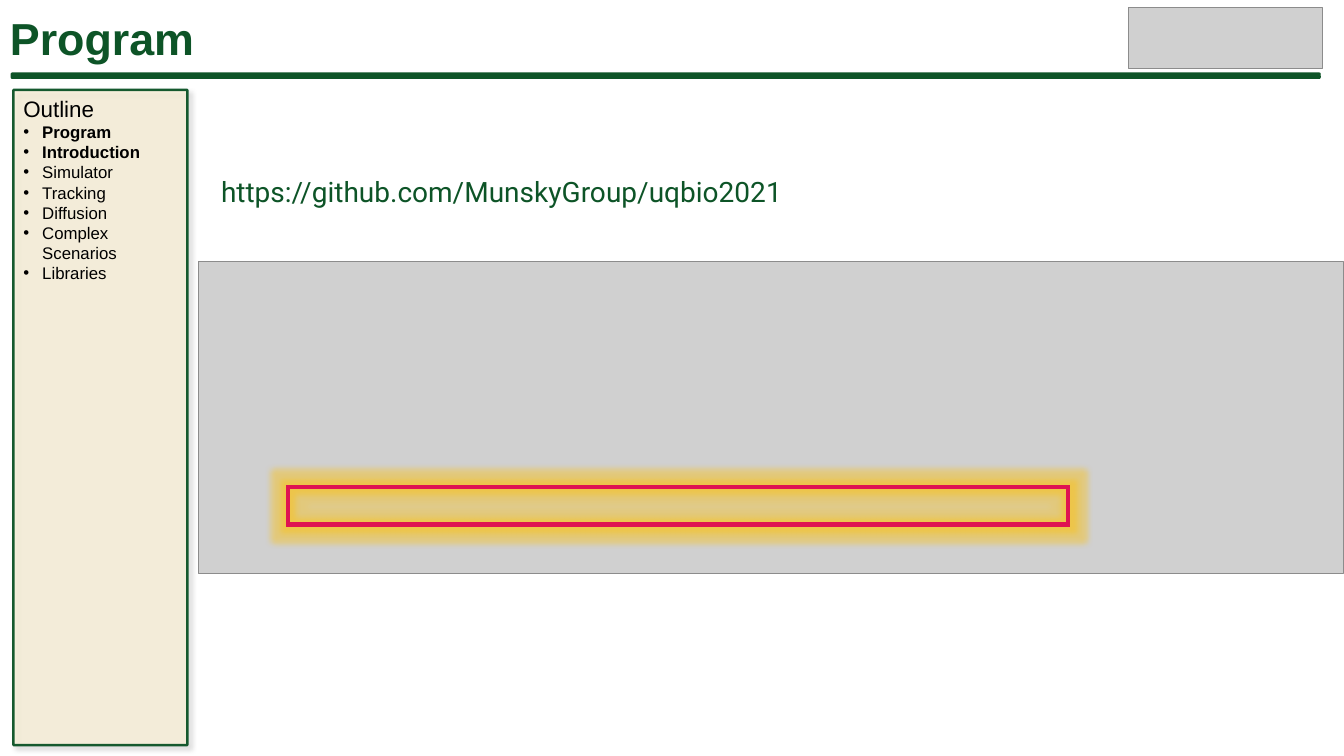
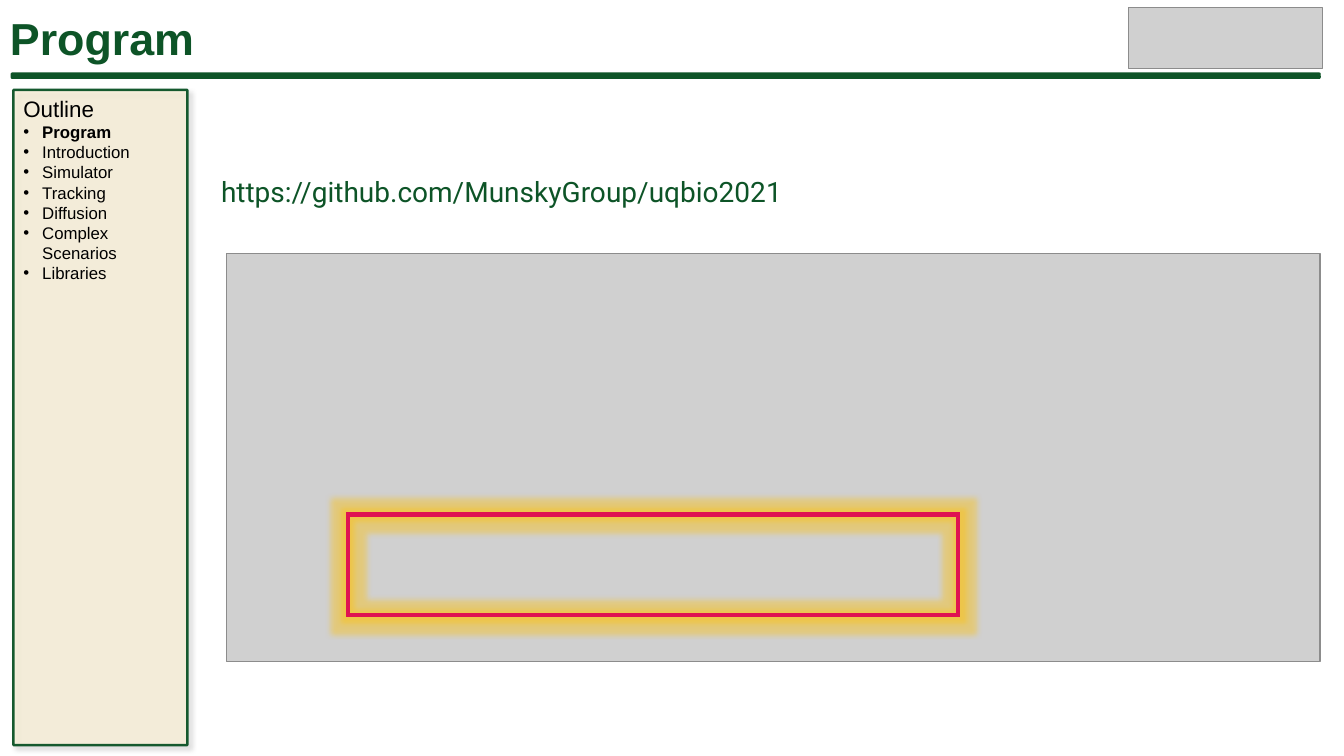
Before and after one commit to MunskyGroup/uqbio2021, a slide deck: slide 2 of module_1/presentation/Module_1b.pptx. Drawn at 1344x756 pixels with LibreOffice and Linux fonts; fonts in the diff are those of the drawing; grey boxes stand for pictures. Boxes give left, top, right and bottom in pixels: in the first picture for what was removed or moved away, otherwise in the second. Text is boxed around its words. In the diff, an @@ line names an element or a change of style, - is before the commit and + after.

```diff
--- a/module_1/presentation/Module_1b.pptx
+++ b/module_1/presentation/Module_1b.pptx
@@ text at box(42, 146, 130, 158): bold off in "Introduction" @@
@@ picture: place and size @@
-picture at box(199, 262, 1344, 574)
+picture at box(227, 253, 1321, 661)
@@ rectangle: place and size @@
-rectangle at box(288, 487, 1068, 525)
+rectangle at box(348, 514, 958, 615)
```
Also in this commit, not shown: 2 other files.
